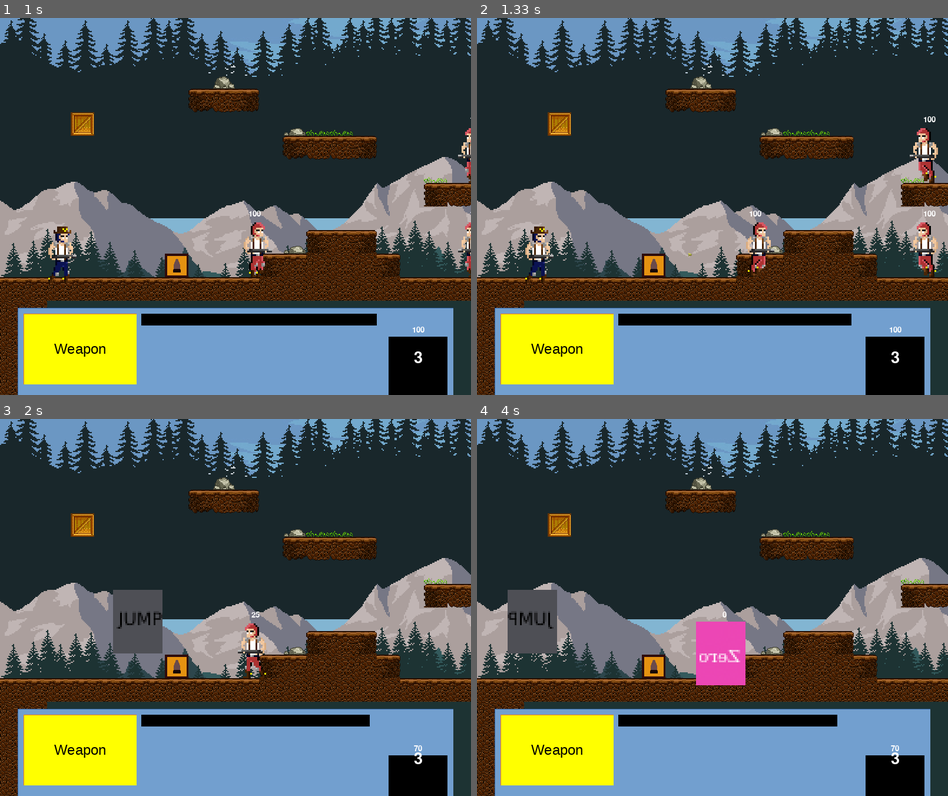
Above: before the commit, frames 1-4 (two rows, left to right).
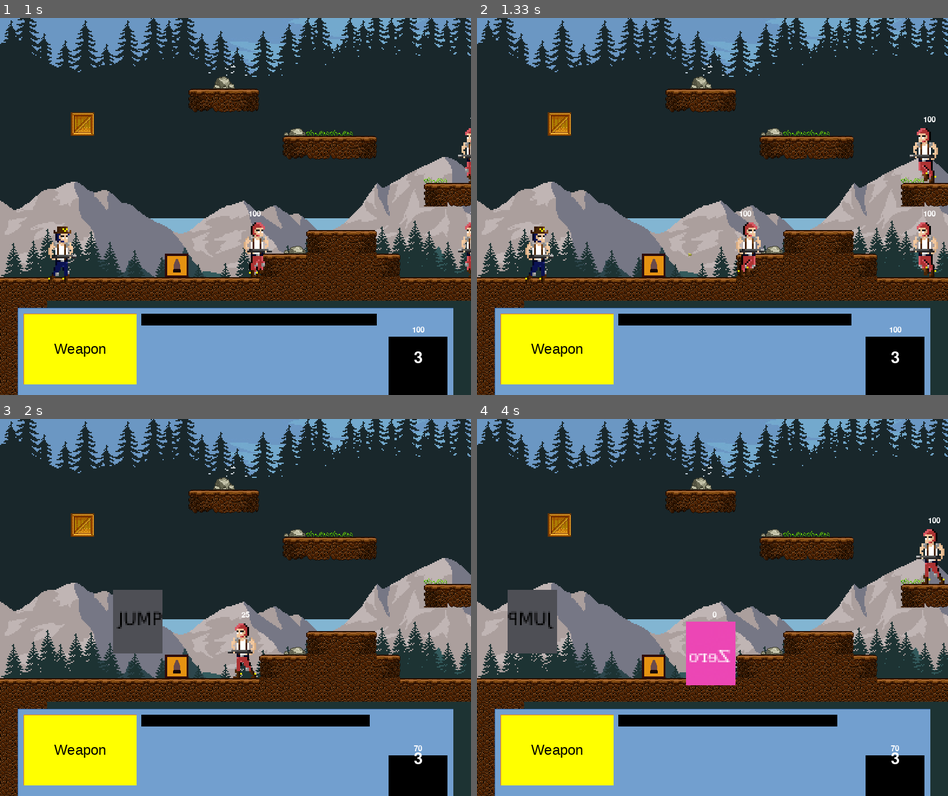
Above: after the commit, the same moments.

Repository: DevsInTheShed/pyGameJam2021
Game: pygame game, started from main.py
The game is run twice, just before and just after one commit, with the same random seed, the same clock (stepped at 60 frames per second) and the same inputs.
Inputs (mouse positions are in pixels of both pictures, inside the frame that each line leads up to):
- Up to frame 1 (1 s): click (235, 217) at 0.38 s; click (334, 289) at 0.72 s
- Up to frame 2 (1.33 s): tap Space at 1 s
- Up to frame 3 (2 s): hold Right 1.33-1.8 s; tap Space at 1.4, 1.7, 1.9 s; hold Up from 1.83 s (still down)
- Up to frame 4 (4 s): release Up at 2.13 s; hold Right 2.17-2.63 s; tap Space at 2.23, 2.53, 2.73, 3.03, 3.3, 3.6, 3.73 s; hold Left 2.67-3.2 s; hold Left 3.23-3.63 s; hold Up from 3.67 s (still down)

Frame 1 is identical in both runs. In frame 2, 0.7% of the frame differs, in the area x 55-64%, y 51-69%; in frame 3, 0.7%; in frame 4, 1.3%, in the area x 44-100%, y 26-71%.

Commit message:
fix: allow enemies to collide

Diff:
--- a/game/world.py
+++ b/game/world.py
@@ -1,4 +1,5 @@
 
+from game.player import Player
 import pygame
 from game.collectable import Decorators, ItemBox
 from game.enemy import Enemy
@@ -59,8 +60,45 @@
 
         return self.enemies
 
+    def collision(self, blocklist, character):
+        for block in blocklist:
+            feet = character.rect.bottom - TileSize
+
+            #collide left
+            if block.rect.collidepoint(character.rect.right - TileSize, feet):
+                character.state[pygame.K_RIGHT] = False
+                character.rect.x -= 1
+
+            # collide right
+            if block.rect.collidepoint(character.rect.left + TileSize, feet):
+                character.state[pygame.K_LEFT] = False
+                character.rect.x += 1
+
+            # collide feet
+            if block.rect.collidepoint(character.rect.centerx, character.rect.bottom):
+                if character.velocity_y >= 0:
+                    character.velocity_y = 0
+                    character.in_air = False
+                    character.delta_y = block.rect.top
+
+            # collide head
+            if block.rect.collidepoint(character.rect.centerx, character.rect.top):
+                if character.velocity_y < 0:
+                    character.velocity_y = 0
+                    character.delta_y = block.rect.bottom
+
+
+    def update(self):
+        feet = self.player.rect.bottom - TileSize
+
+        self.collision(self.obstacles, self.player)
+
+        for enemy in self.enemies:
+            self.collision(self.obstacles, enemy)
+
 
     def draw(self):
+        self.update()
         # for tile in self.obstacles:
         #     ViewScreen.blit(tile[0], tile[1])
 
@@ -88,28 +126,28 @@
         self.rect.y = y
         self.player = player
 
-    def update(self):
-        feet = self.player.rect.bottom - TileSize
+    # def update(self):
+    #     feet = self.player.rect.bottom - TileSize
 
-        #collide left
-        if self.rect.collidepoint(self.player.rect.right - TileSize, feet):
-            self.player.state[pygame.K_RIGHT] = False
-            self.player.rect.x -= 1
+    #     #collide left
+    #     if self.rect.collidepoint(self.player.rect.right - TileSize, feet):
+    #         self.player.state[pygame.K_RIGHT] = False
+    #         self.player.rect.x -= 1
 
-        # collide right
-        if self.rect.collidepoint(self.player.rect.left + TileSize, feet):
-            self.player.state[pygame.K_LEFT] = False
-            self.player.rect.x += 1
+    #     # collide right
+    #     if self.rect.collidepoint(self.player.rect.left + TileSize, feet):
+    #         self.player.state[pygame.K_LEFT] = False
+    #         self.player.rect.x += 1
 
-        # collide feet
-        if self.rect.collidepoint(self.player.rect.centerx, self.player.rect.bottom):
-            if self.player.velocity_y >= 0:
-                self.player.velocity_y = 0
-                self.player.in_air = False
-                self.player.delta_y = self.rect.top
+    #     # collide feet
+    #     if self.rect.collidepoint(self.player.rect.centerx, self.player.rect.bottom):
+    #         if self.player.velocity_y >= 0:
+    #             self.player.velocity_y = 0
+    #             self.player.in_air = False
+    #             self.player.delta_y = self.rect.top
 
-        # collide head
-        if self.rect.collidepoint(self.player.rect.centerx, self.player.rect.top):
-            if self.player.velocity_y < 0:
-                self.player.velocity_y = 0
-                self.player.delta_y = self.rect.bottom
+    #     # collide head
+    #     if self.rect.collidepoint(self.player.rect.centerx, self.player.rect.top):
+    #         if self.player.velocity_y < 0:
+    #             self.player.velocity_y = 0
+    #             self.player.delta_y = self.rect.bottom
--- a/screen/stage.py
+++ b/screen/stage.py
@@ -34,12 +34,6 @@
         self.hud.draw()
 
         for event in pygame.event.get():
-            # if event.type == globals.CollideLeft:
-            #        self.player1.state[pygame.K_RIGHT] = False
-            #        self.player1.rect.x -= 1
-            # elif event.type == globals.CollideRight:
-            #        self.player1.state[pygame.K_LEFT] = False
-            #        self.player1.rect.x += 1
 
             if event.type == globals.CollideTop:
                 self.player1.rect.y += globals.TileSize
